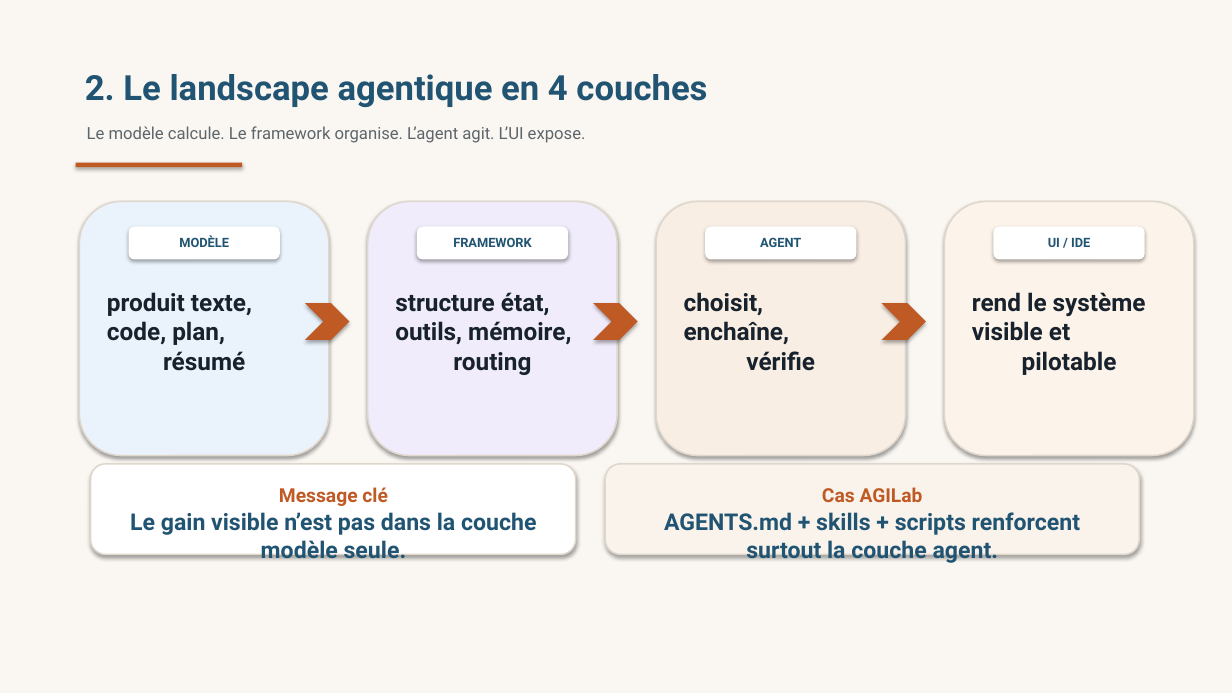
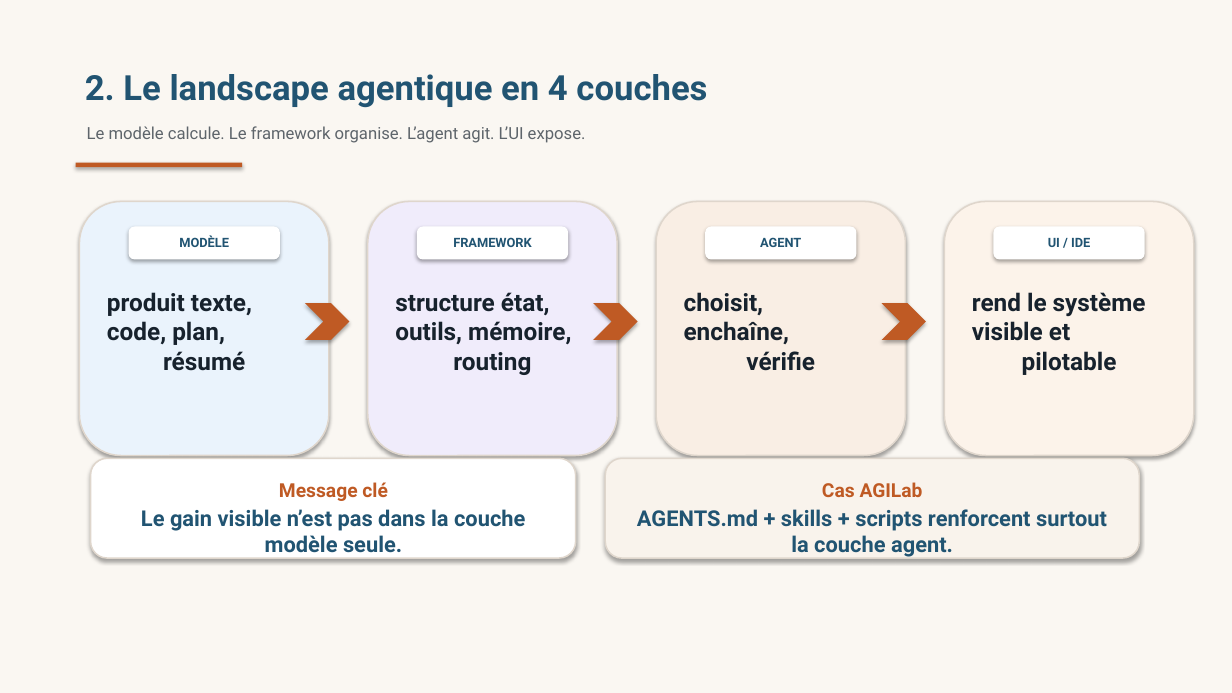
Before and after one commit to ThalesGroup/agilab, a slide deck: slide 2 of docs/source/TP Prompt Ingénierie.pptx. Drawn at 1232x693 pixels with LibreOffice and Linux fonts; fonts in the diff are those of the drawing. Boxes give left, top, right and bottom in pixels: in the first picture for what was removed or moved away, otherwise in the second. Text is boxed around its words. In the diff, an @@ line names an element or a change of style, - is before the commit and + after.

Commit message:
docs(slides): tighten prompt deck layout

```diff
--- a/docs/source/TP Prompt Ingénierie.pptx
+++ b/docs/source/TP Prompt Ingénierie.pptx
@@ rounded rectangle: place and size @@
-rounded rectangle at (91, 464, 576, 555)
+rounded rectangle at (91, 458, 576, 558)
@@ text "Message clé": place and size @@
-text "Message clé" at (279, 487, 388, 506)
+text "Message clé" at (279, 482, 388, 501)
@@ rounded rectangle: place and size @@
-rounded rectangle at (605, 464, 1140, 555)
+rounded rectangle at (605, 458, 1140, 558)
@@ text "Cas AGILab": place and size @@
-text "Cas AGILab" at (822, 487, 923, 502)
+text "Cas AGILab" at (822, 482, 923, 497)
@@ text "Le gain visible n’est pas ..." at (141, 509, 525, 559): size 18 to 17 pt @@
@@ text "AGENTS.md + skills + scripts ..." at (637, 509, 1107, 557): size 18 to 17 pt @@
```
Also in this commit, not shown: 2 other slides changed, 1 other file.
